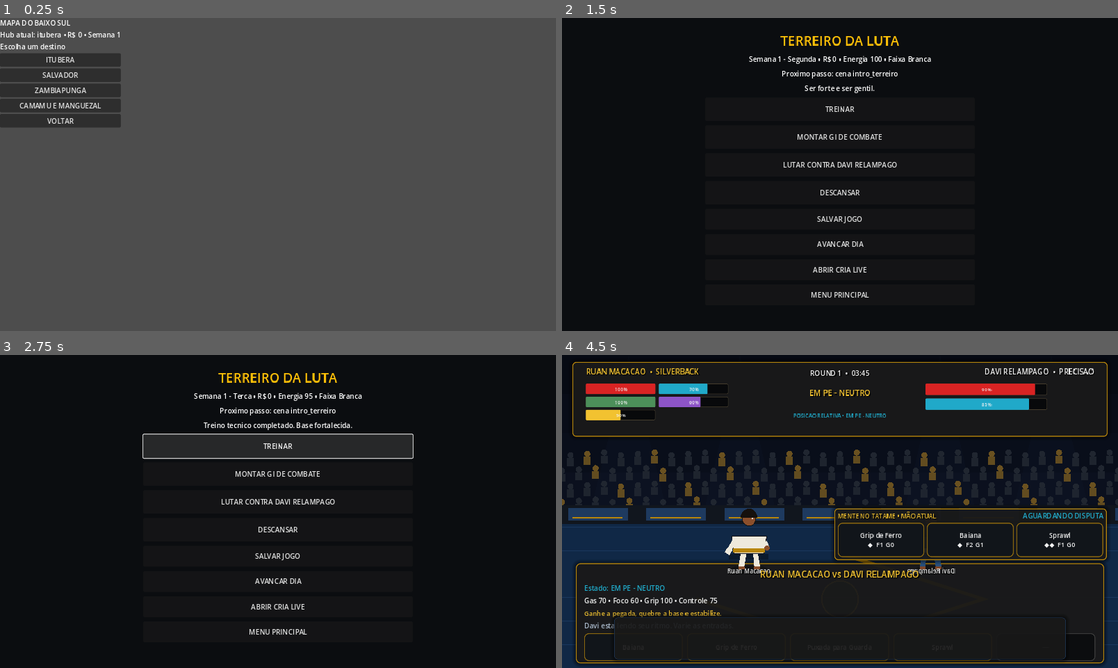
Above: before the commit, frames 1-4 (two rows, left to right).
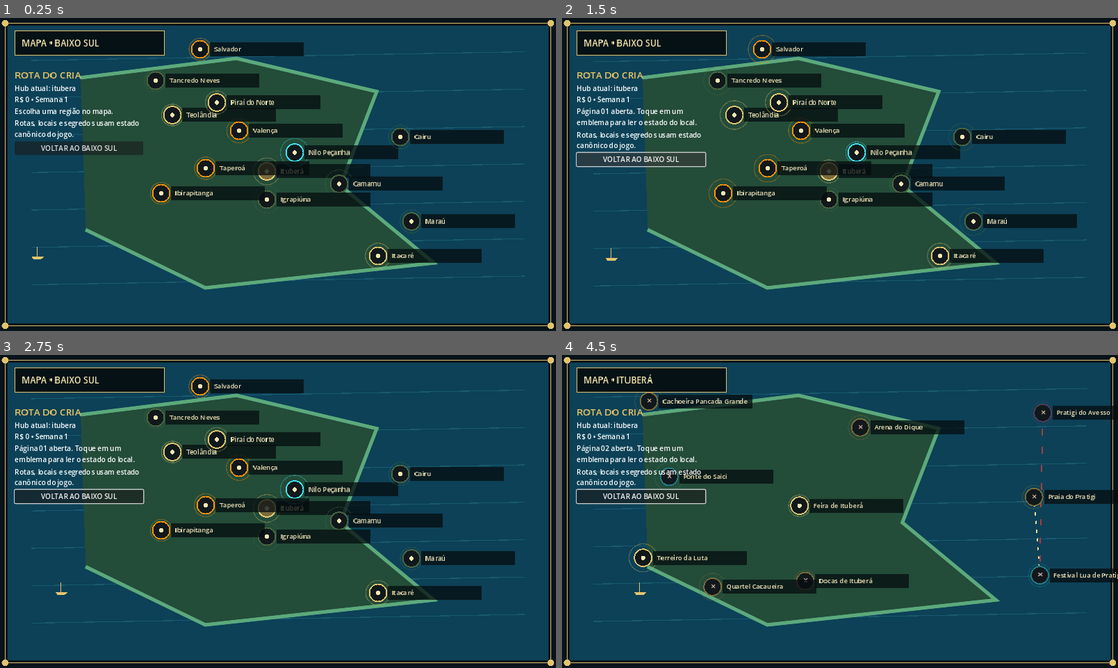
Above: after the commit, the same moments.

Repository: ringuemkt-rgb/cria-do-tatame
Game: Godot game, scene res://scenes/world/WorldMapScreen.tscn
The game is run twice, just before and just after one commit, with the same random seed, the same clock (stepped at 60 frames per second) and the same inputs. This scene is started directly instead of the project's main scene.
Inputs (mouse positions are in pixels of both pictures, inside the frame that each line leads up to):
- Up to frame 1 (0.25 s): no input
- Up to frame 2 (1.5 s): click (623, 58) at 0.5 s, where only the run before the commit has a clickable "ITUBERA"; click (639, 149) at 1.25 s, where only the run after the commit has a clickable "VOLTAR AO BAIXO SUL"
- Up to frame 3 (2.75 s): click (278, 445) at 2 s, where only the run before the commit has a clickable "TREINAR"
- Up to frame 4 (4.5 s): click (840, 473) at 2.75 s, where only the run before the commit has a clickable "MONTAR GI DE COMBATE"; click (701, 646) at 3.5 s, where only the run before the commit has a clickable "VOLTAR AO TERREIRO"; click (840, 502) at 4.25 s, where only the run before the commit has a clickable "LUTAR CONTRA DAVI RELAMPAGO"

The runs differ from the first frame. In frame 1, 100% of the frame differs, in the area x 0-100%, y 0-100%; in frame 2, 81%; in frame 3, 82%; in frame 4, 89%.

Commit message:
feat(world): add living Baixo Sul map runtime

Diff:
--- /dev/null
+++ b/data/visual/world_map_life_v1.json
@@ -0,0 +1,40 @@
+{
+  "$schema": "cria_world_map_life_v1",
+  "version": "1.0.0",
+  "status": "candidate_runtime_direction",
+  "shipping": false,
+  "authority": {
+    "world_data": "data/world/world_map_v4.json",
+    "travel_state": "WorldMapManager",
+    "presentation": "scenes/world/WorldMapScreen.tscn"
+  },
+  "reference_provenance": {
+    "source": "user_supplied_session",
+    "reference_set": "baixo_sul_map_direction_2026_09_12",
+    "images": ["01-1000398260.png", "02-1000398261.png", "03-1000398262.png", "04-1000398263.png", "05-1000398255.png", "06-1000398256.png", "07-1000398257.png", "08-1000398258.png", "09-1000398259.png", "10-1000398158.png"],
+    "use": "art_direction_only",
+    "human_review_required_before_shipping": true
+  },
+  "layers": ["map_base_art", "world_overlay", "ui_overlay", "narrative_overlay"],
+  "visual_language": {
+    "frame": "ink_black_with_aged_gold_filigree",
+    "terrain": "illustrated_2_5d_baixo_sul",
+    "water": "deep_cyan_with_foam_and_reflections",
+    "routes": {"land": "warm_light_dashed", "sea": "cyan_dashed", "blocked": "muted_red", "secret": "violet_mist"},
+    "nodes": "circular_badges_with_state_driven_rings",
+    "mutable_text": "godot_ui_only"
+  },
+  "ambient_motion": [
+    {"id": "water_reflection", "layer": "map_base_art", "priority": "high", "reduced_motion": "static_highlight"},
+    {"id": "route_flow", "layer": "world_overlay", "priority": "high", "reduced_motion": "static_route"},
+    {"id": "node_pulse", "layer": "world_overlay", "priority": "high", "reduced_motion": "static_ring"},
+    {"id": "boat_drift", "layer": "world_overlay", "priority": "medium", "reduced_motion": "hidden"},
+    {"id": "mist_and_fireflies", "layer": "narrative_overlay", "priority": "medium", "reduced_motion": "hidden"}
+  ],
+  "production_rules": [
+    "No reference screenshot is a shipping asset by itself.",
+    "Names, locks, factions and travel state are read from canonical game data.",
+    "Do not bake mutable UI, real brands or unverified real-world institutions into base art.",
+    "Final painted bases require provenance, visual QA, Android performance QA and human approval."
+  ]
+}
--- /dev/null
+++ b/scenes/world/WorldMapLifeLayer.gd
@@ -0,0 +1,206 @@
+extends Control
+
+signal page_changed(page_id: String)
+signal node_focused(node: Dictionary)
+
+const MAP_DATA_PATH := "res://data/world/world_map_v4.json"
+const LIFE_CONTRACT_PATH := "res://data/visual/world_map_life_v1.json"
+const DESIGN_SIZE := Vector2(1920.0, 1080.0)
+
+var active_page_id := "01"
+var selected_node_id := "itubera"
+var motion_enabled := true
+var _time := 0.0
+var _map_data: Dictionary = {}
+var _life_contract: Dictionary = {}
+
+func _ready() -> void:
+	_load_contracts()
+	mouse_filter = Control.MOUSE_FILTER_STOP
+	queue_redraw()
+
+func _process(delta: float) -> void:
+	if motion_enabled:
+		_time += delta
+		queue_redraw()
+
+func _gui_input(event: InputEvent) -> void:
+	if not (event is InputEventMouseButton) or not event.pressed or event.button_index != MOUSE_BUTTON_LEFT:
+		return
+	var hit := _find_hit(event.position)
+	if hit.is_empty():
+		return
+	if hit.has("target_page"):
+		open_page(str(hit.get("target_page", "01")))
+		return
+	selected_node_id = str(hit.get("id", ""))
+	node_focused.emit(hit)
+	queue_redraw()
+
+func _load_contracts() -> void:
+	_map_data = _load_json(MAP_DATA_PATH)
+	_life_contract = _load_json(LIFE_CONTRACT_PATH)
+
+func _load_json(path: String) -> Dictionary:
+	if not FileAccess.file_exists(path):
+		return {}
+	var file := FileAccess.open(path, FileAccess.READ)
+	if file == null:
+		return {}
+	var parsed: Variant = JSON.parse_string(file.get_as_text())
+	file.close()
+	return parsed if typeof(parsed) == TYPE_DICTIONARY else {}
+
+func open_page(page_id: String) -> bool:
+	for page_value in _map_data.get("pages", []):
+		if str(page_value.get("id", "")) == page_id:
+			active_page_id = page_id
+			page_changed.emit(active_page_id)
+			queue_redraw()
+			return true
+	return false
+
+func get_page_count() -> int:
+	return _map_data.get("pages", []).size()
+
+func get_node_count() -> int:
+	return _map_data.get("nodes", []).size()
+
+func get_visual_contract() -> Dictionary:
+	return _life_contract.duplicate(true)
+
+func _draw() -> void:
+	var bounds := Rect2(Vector2.ZERO, size)
+	draw_rect(bounds, Color("08131a"))
+	_draw_map_backdrop(bounds)
+	_draw_ornamental_frame(bounds)
+	if active_page_id == "01":
+		_draw_regional_anchors()
+	else:
+		_draw_page_nodes()
+	_draw_map_header(bounds)
+
+func _draw_map_backdrop(bounds: Rect2) -> void:
+	draw_rect(bounds.grow(-18.0), Color("0c4157"))
+	var inset := bounds.grow(-42.0)
+	var phase := sin(_time * 0.7) if motion_enabled else 0.0
+	for index in range(7):
+		var y := inset.position.y + 55.0 + float(index) * 86.0 + phase * 4.0
+		draw_line(Vector2(inset.position.x + 30.0, y), Vector2(inset.end.x - 30.0, y - 20.0), Color(0.35, 0.84, 0.92, 0.17), 2.0)
+	var coast := PackedVector2Array([Vector2(inset.position.x + inset.size.x * 0.12, inset.position.y + inset.size.y * 0.15), Vector2(inset.position.x + inset.size.x * 0.42, inset.position.y + inset.size.y * 0.08), Vector2(inset.position.x + inset.size.x * 0.69, inset.position.y + inset.size.y * 0.20), Vector2(inset.position.x + inset.size.x * 0.62, inset.position.y + inset.size.y * 0.54), Vector2(inset.position.x + inset.size.x * 0.80, inset.position.y + inset.size.y * 0.82), Vector2(inset.position.x + inset.size.x * 0.36, inset.position.y + inset.size.y * 0.91), Vector2(inset.position.x + inset.size.x * 0.13, inset.position.y + inset.size.y * 0.70)])
+	draw_colored_polygon(coast, Color("234c39"))
+	draw_polyline(coast, Color("5ca97c"), 7.0, true)
+	_draw_ambient_boat(bounds)
+
+func _draw_ambient_boat(bounds: Rect2) -> void:
+	if not motion_enabled:
+		return
+	var x := bounds.position.x + 80.0 + fmod(_time * 22.0, maxf(1.0, bounds.size.x - 160.0))
+	var y := bounds.position.y + bounds.size.y * 0.76 + sin(_time * 1.3) * 5.0
+	draw_colored_polygon(PackedVector2Array([Vector2(x - 13.0, y), Vector2(x + 16.0, y), Vector2(x + 8.0, y + 7.0), Vector2(x - 8.0, y + 7.0)]), Color("e4c56d"))
+	draw_line(Vector2(x, y), Vector2(x, y - 22.0), Color("e4c56d"), 2.0)
+
+func _draw_regional_anchors() -> void:
+	for anchor_value in _map_data.get("municipal_anchors", []):
+		var anchor: Dictionary = anchor_value
+		var pos_data: Array = anchor.get("pos", [0.5, 0.5])
+		if pos_data.size() < 2:
+			continue
+		var point := _normalized_to_screen(Vector2(float(pos_data[0]), float(pos_data[1])))
+		var color := _faction_color(str(anchor.get("faccao", "neutral")))
+		_draw_route_pulse(point, color)
+		_draw_badge(point, str(anchor.get("nome", "?")), color, str(anchor.get("id", "")) == selected_node_id)
+
+func _draw_page_nodes() -> void:
+	var nodes := _nodes_for_active_page()
+	var point_by_id := {}
+	for node_value in nodes:
+		var node: Dictionary = node_value
+		point_by_id[str(node.get("id", ""))] = _node_screen_position(node)
+	for route_value in _map_data.get("routes", []):
+		var route: Dictionary = route_value
+		var from_id := str(route.get("from", ""))
+		var to_id := str(route.get("to", ""))
+		if point_by_id.has(from_id) and point_by_id.has(to_id):
+			var route_color := Color("efdc9a")
+			if str(route.get("tipo", "")) == "maritima": route_color = Color("59d9e7")
+			if bool(route.get("bloqueada", false)): route_color = Color("a33e43")
+			_draw_dashed_route(point_by_id[from_id], point_by_id[to_id], route_color)
+	for node_value in nodes:
+		var node: Dictionary = node_value
+		var locked := node.has("lock")
+		var color := Color("916eac") if str(node.get("tipo", "")) == "secreta" else _faction_color(str(node.get("faccao", "neutral")))
+		if locked: color = color.darkened(0.45)
+		var point := _node_screen_position(node)
+		_draw_route_pulse(point, color)
+		_draw_badge(point, str(node.get("nome", "?")), color, str(node.get("id", "")) == selected_node_id, locked)
+
+func _draw_dashed_route(from: Vector2, to: Vector2, color: Color) -> void:
+	for index in range(18):
+		if index % 2 != 0: continue
+		var shift := fmod(_time * 3.0, 2.0) if motion_enabled else 0.0
+		var a := clampf((float(index) + shift) / 18.0, 0.0, 1.0)
+		var b := clampf((float(index) + 0.72 + shift) / 18.0, 0.0, 1.0)
+		draw_line(from.lerp(to, a), from.lerp(to, b), color, 3.0)
+
+func _draw_route_pulse(point: Vector2, color: Color) -> void:
+	var radius := 25.0 + (sin(_time * 2.6 + point.x * 0.01) + 1.0) * 4.0 if motion_enabled else 29.0
+	draw_arc(point, radius, 0.0, TAU, 32, Color(color, 0.32), 2.0)
+
+func _draw_badge(point: Vector2, label_text: String, color: Color, selected: bool, locked := false) -> void:
+	draw_circle(point, 20.0, Color("11181b") if not selected else color.darkened(0.45))
+	draw_arc(point, 20.0, 0.0, TAU, 24, Color("e7ca78") if selected else color, 3.0)
+	if locked:
+		draw_string(ThemeDB.fallback_font, point + Vector2(-5.0, 6.0), "×", HORIZONTAL_ALIGNMENT_LEFT, -1.0, 22, Color("e2b9b0"))
+	else:
+		draw_circle(point, 5.0, Color("f2e8b4"))
+	var label_rect := Rect2(point + Vector2(26.0, -13.0), Vector2(210.0, 26.0))
+	draw_rect(label_rect.grow(3.0), Color(0.02, 0.05, 0.06, 0.76))
+	draw_string(ThemeDB.fallback_font, label_rect.position + Vector2(5.0, 18.0), label_text, HORIZONTAL_ALIGNMENT_LEFT, label_rect.size.x - 8.0, 15, Color("f5e9bb"))
+
+func _draw_ornamental_frame(bounds: Rect2) -> void:
+	var frame := bounds.grow(-12.0)
+	draw_rect(frame, Color("e2c46e"), false, 3.0)
+	for corner in [frame.position, Vector2(frame.end.x, frame.position.y), Vector2(frame.position.x, frame.end.y), frame.end]: draw_circle(corner, 8.0, Color("e2c46e"))
+
+func _draw_map_header(bounds: Rect2) -> void:
+	var page_name := "Baixo Sul"
+	for page_value in _map_data.get("pages", []):
+		if str(page_value.get("id", "")) == active_page_id: page_name = str(page_value.get("nome", page_name))
+	var plaque := Rect2(bounds.position + Vector2(34.0, 30.0), Vector2(345.0, 56.0))
+	draw_rect(plaque, Color(0.02, 0.04, 0.05, 0.88))
+	draw_rect(plaque, Color("e2c46e"), false, 2.0)
+	draw_string(ThemeDB.fallback_font, plaque.position + Vector2(16.0, 35.0), "MAPA • %s" % page_name.to_upper(), HORIZONTAL_ALIGNMENT_LEFT, -1.0, 20, Color("f7e8ad"))
+
+func _find_hit(local: Vector2) -> Dictionary:
+	if active_page_id == "01":
+		for anchor_value in _map_data.get("municipal_anchors", []):
+			var anchor: Dictionary = anchor_value
+			var pos_data: Array = anchor.get("pos", [0.5, 0.5])
+			if pos_data.size() >= 2 and local.distance_to(_normalized_to_screen(Vector2(float(pos_data[0]), float(pos_data[1])))) < 48.0: return anchor
+		return {}
+	for node_value in _nodes_for_active_page():
+		var node: Dictionary = node_value
+		if local.distance_to(_node_screen_position(node)) < 48.0: return node
+	return {}
+
+func _nodes_for_active_page() -> Array:
+	var output: Array = []
+	for node_value in _map_data.get("nodes", []):
+		if str(node_value.get("pagina", "")) == active_page_id: output.append(node_value)
+	return output
+
+func _node_screen_position(node: Dictionary) -> Vector2:
+	var pos_data: Array = node.get("pos", [960, 540])
+	if pos_data.size() < 2: return size * 0.5
+	return Vector2(float(pos_data[0]) / DESIGN_SIZE.x * size.x, float(pos_data[1]) / DESIGN_SIZE.y * size.y)
+
+func _normalized_to_screen(point: Vector2) -> Vector2:
+	return Vector2(point.x * size.x, point.y * size.y)
+
+func _faction_color(faction: String) -> Color:
+	match faction:
+		"ALE": return Color("ff9408")
+		"LEM": return Color("4a6741")
+		"NTM": return Color("3fe3f5")
+	return Color("e2c46e")
--- a/scenes/world/WorldMapScreen.gd
+++ b/scenes/world/WorldMapScreen.gd
@@ -2,13 +2,20 @@
 
 const HUB_SCENE := "res://scenes/hubs/TerreiroDaLuta.tscn"
 
+@onready var life_layer: Control = $WorldMapLifeLayer
+@onready var status_label: Label = $HUD/LeftPanel/Status
+@onready var message_label: Label = $HUD/LeftPanel/Message
+@onready var detail_label: Label = $HUD/LeftPanel/Detail
+
 func _ready() -> void:
-	_connect("Panel/Itubera", "itubera")
-	_connect("Panel/Salvador", "salvador")
-	_connect("Panel/Zambiapunga", "zambiapunga")
-	_connect("Panel/Camamu", "camamu_manguezal")
-	if has_node("Panel/Back"):
-		$Panel/Back.pressed.connect(func(): get_tree().change_scene_to_file(HUB_SCENE))
+	_connect("HUD/RightPanel/Itubera", "itubera")
+	_connect("HUD/RightPanel/Salvador", "salvador")
+	_connect("HUD/RightPanel/Zambiapunga", "zambiapunga")
+	_connect("HUD/RightPanel/Camamu", "camamu_manguezal")
+	$HUD/LeftPanel/Regional.pressed.connect(func(): life_layer.open_page("01"))
+	$HUD/RightPanel/Back.pressed.connect(func(): get_tree().change_scene_to_file(HUB_SCENE))
+	life_layer.page_changed.connect(_on_page_changed)
+	life_layer.node_focused.connect(_on_node_focused)
 	_update_status()
 
 func _connect(path: String, hub_id: String) -> void:
@@ -17,13 +24,29 @@
 
 func _on_travel_pressed(hub_id: String) -> void:
 	var result := WorldMapManager.travel_to(hub_id)
-	if has_node("Panel/Message"):
-		$Panel/Message.text = result.get("message", "")
+	message_label.text = str(result.get("message", ""))
 	_update_status()
 	if result.get("ok", false):
 		await get_tree().create_timer(0.5).timeout
 		get_tree().change_scene_to_file(str(result.get("hub", {}).get("entry_scene", HUB_SCENE)))
 
+func _on_page_changed(page_id: String) -> void:
+	message_label.text = "Página %s aberta. Toque em um emblema para ler o estado do local." % page_id
+
+func _on_node_focused(node: Dictionary) -> void:
+	var lock_text := "Disponível para descoberta"
+	if node.has("lock"):
+		lock_text = "Bloqueio: %s" % str(node.get("lock", {}).get("tipo", "progresso"))
+	detail_label.text = "%s\n%s\n%s" % [str(node.get("nome", "Local")), str(node.get("tipo", "interesse")).capitalize(), lock_text]
+
 func _update_status() -> void:
-	if has_node("Panel/Status"):
-		$Panel/Status.text = "Hub atual: %s • R$ %d • Semana %d" % [WorldMapManager.current_hub, WorldState.money, WorldState.week]
+	status_label.text = "Hub atual: %s\nR$ %d • Semana %d" % [WorldMapManager.current_hub, WorldState.money, WorldState.week]
+
+func get_map_page_count() -> int:
+	return life_layer.get_page_count()
+
+func get_map_node_count() -> int:
+	return life_layer.get_node_count()
+
+func get_map_visual_contract() -> Dictionary:
+	return life_layer.get_visual_contract()
--- a/scenes/world/WorldMapScreen.tscn
+++ b/scenes/world/WorldMapScreen.tscn
@@ -1,45 +1,117 @@
-[gd_scene load_steps=2 format=3]
+[gd_scene load_steps=3 format=3]
 
-[ext_resource type="Script" path="res://scenes/world/WorldMapScreen.gd" id="1_map"]
+[ext_resource type="Script" path="res://scenes/world/WorldMapScreen.gd" id="1_screen"]
+[ext_resource type="Script" path="res://scenes/world/WorldMapLifeLayer.gd" id="2_life"]
 
 [node name="WorldMapScreen" type="Control"]
 layout_mode = 3
 anchors_preset = 15
 anchor_right = 1.0
 anchor_bottom = 1.0
-script = ExtResource("1_map")
+grow_horizontal = 2
+grow_vertical = 2
+script = ExtResource("1_screen")
 
-[node name="Panel" type="VBoxContainer" parent="."]
+[node name="WorldMapLifeLayer" type="Control" parent="."]
+layout_mode = 1
+anchors_preset = 15
+anchor_right = 1.0
+anchor_bottom = 1.0
+grow_horizontal = 2
+grow_vertical = 2
+script = ExtResource("2_life")
+
+[node name="HUD" type="Control" parent="."]
+layout_mode = 1
+anchors_preset = 15
+anchor_right = 1.0
+anchor_bottom = 1.0
+mouse_filter = 2
+grow_horizontal = 2
+grow_vertical = 2
+
+[node name="LeftPanel" type="VBoxContainer" parent="HUD"]
+layout_mode = 0
+offset_left = 34.0
+offset_top = 116.0
+offset_right = 330.0
+offset_bottom = 342.0
+mouse_filter = 2
+theme_override_colors/font_color = Color(0.96, 0.91, 0.7, 1)
+theme_override_font_sizes/font_size = 16
+
+[node name="Title" type="Label" parent="HUD/LeftPanel"]
 layout_mode = 2
+text = "ROTA DO CRIA"
+theme_override_colors/font_color = Color(0.94, 0.79, 0.39, 1)
+theme_override_font_sizes/font_size = 22
 
-[node name="Title" type="Label" parent="Panel"]
-layout_mode = 2
-text = "MAPA DO BAIXO SUL"
-
-[node name="Status" type="Label" parent="Panel"]
+[node name="Status" type="Label" parent="HUD/LeftPanel"]
 layout_mode = 2
 text = "Hub atual"
 
-[node name="Message" type="Label" parent="Panel"]
+[node name="Message" type="Label" parent="HUD/LeftPanel"]
 layout_mode = 2
-text = "Escolha um destino"
+autowrap_mode = 2
+text = "Escolha uma região no mapa."
 
-[node name="Itubera" type="Button" parent="Panel"]
+[node name="Detail" type="Label" parent="HUD/LeftPanel"]
 layout_mode = 2
-text = "ITUBERA"
+autowrap_mode = 2
+text = "Rotas, locais e segredos usam estado canônico do jogo."
 
-[node name="Salvador" type="Button" parent="Panel"]
+[node name="Regional" type="Button" parent="HUD/LeftPanel"]
 layout_mode = 2
+mouse_filter = 0
+text = "VOLTAR AO BAIXO SUL"
+
+[node name="RightPanel" type="VBoxContainer" parent="HUD"]
+layout_mode = 0
+offset_left = 1510.0
+offset_top = 120.0
+offset_right = 1880.0
+offset_bottom = 470.0
+mouse_filter = 2
+theme_override_colors/font_color = Color(0.96, 0.91, 0.7, 1)
+theme_override_font_sizes/font_size = 16
+
+[node name="Title" type="Label" parent="HUD/RightPanel"]
+layout_mode = 2
+text = "VIAGEM DISPONÍVEL"
+theme_override_colors/font_color = Color(0.94, 0.79, 0.39, 1)
+theme_override_font_sizes/font_size = 19
+
+[node name="Itubera" type="Button" parent="HUD/RightPanel"]
+layout_mode = 2
+mouse_filter = 0
+text = "ITUBERÁ"
+
+[node name="Salvador" type="Button" parent="HUD/RightPanel"]
+layout_mode = 2
+mouse_filter = 0
 text = "SALVADOR"
 
-[node name="Zambiapunga" type="Button" parent="Panel"]
+[node name="Zambiapunga" type="Button" parent="HUD/RightPanel"]
 layout_mode = 2
+mouse_filter = 0
 text = "ZAMBIAPUNGA"
 
-[node name="Camamu" type="Button" parent="Panel"]
+[node name="Camamu" type="Button" parent="HUD/RightPanel"]
 layout_mode = 2
+mouse_filter = 0
 text = "CAMAMU E MANGUEZAL"
 
-[node name="Back" type="Button" parent="Panel"]
+[node name="Back" type="Button" parent="HUD/RightPanel"]
 layout_mode = 2
-text = "VOLTAR"
+mouse_filter = 0
+text = "VOLTAR AO TERREIRO"
+
+[node name="Footer" type="Label" parent="HUD"]
+layout_mode = 0
+offset_left = 34.0
+offset_top = 1008.0
+offset_right = 1250.0
+offset_bottom = 1052.0
+mouse_filter = 2
+theme_override_colors/font_color = Color(0.87, 0.78, 0.48, 1)
+text = "TOQUE EM UM MUNICÍPIO • ROTAS PONTILHADAS INDICAM CAMINHOS • ANÉIS VIOLETAS GUARDAM SEGREDOS"
--- /dev/null
+++ b/tests/world_map_life_smoke.gd
@@ -0,0 +1,37 @@
+extends SceneTree
+
+var failures: Array[String] = []
+var checks := 0
+
+func _initialize() -> void:
+	call_deferred("_run")
+
+func _assert(condition: bool, message: String) -> void:
+	checks += 1
+	if not condition:
+		failures.append(message)
+		push_error("[WorldMapLifeSmoke] " + message)
+
+func _run() -> void:
+	await process_frame
+	var scene := load("res://scenes/world/WorldMapScreen.tscn") as PackedScene
+	_assert(scene != null, "WorldMapScreen não carregou")
+	if scene != null:
+		var screen := scene.instantiate()
+		root.add_child(screen)
+		await process_frame
+		_assert(screen.get_map_page_count() == 10, "Mapa não expõe as dez páginas canônicas")
+		_assert(screen.get_map_node_count() == 40, "Mapa não expõe os quarenta nós canônicos")
+		var contract: Dictionary = screen.get_map_visual_contract()
+		_assert(contract.get("shipping", true) == false, "Referências visuais foram promovidas sem QA humano")
+		_assert(str(contract.get("authority", {}).get("travel_state", "")) == "WorldMapManager", "Mapa criou autoridade concorrente de viagem")
+		var layer: Node = screen.get_node_or_null("WorldMapLifeLayer")
+		_assert(layer != null and layer.open_page("02"), "Página de Ituberá não abre no runtime")
+		_assert(str(layer.get("active_page_id")) == "02", "Página ativa não foi atualizada")
+		screen.queue_free()
+	if failures.is_empty():
+		print("[WorldMapLifeSmoke] PASS — %d verificações" % checks)
+		quit(0)
+	else:
+		print("[WorldMapLifeSmoke] FAIL — %d falhas em %d verificações" % [failures.size(), checks])
+		quit(1)
